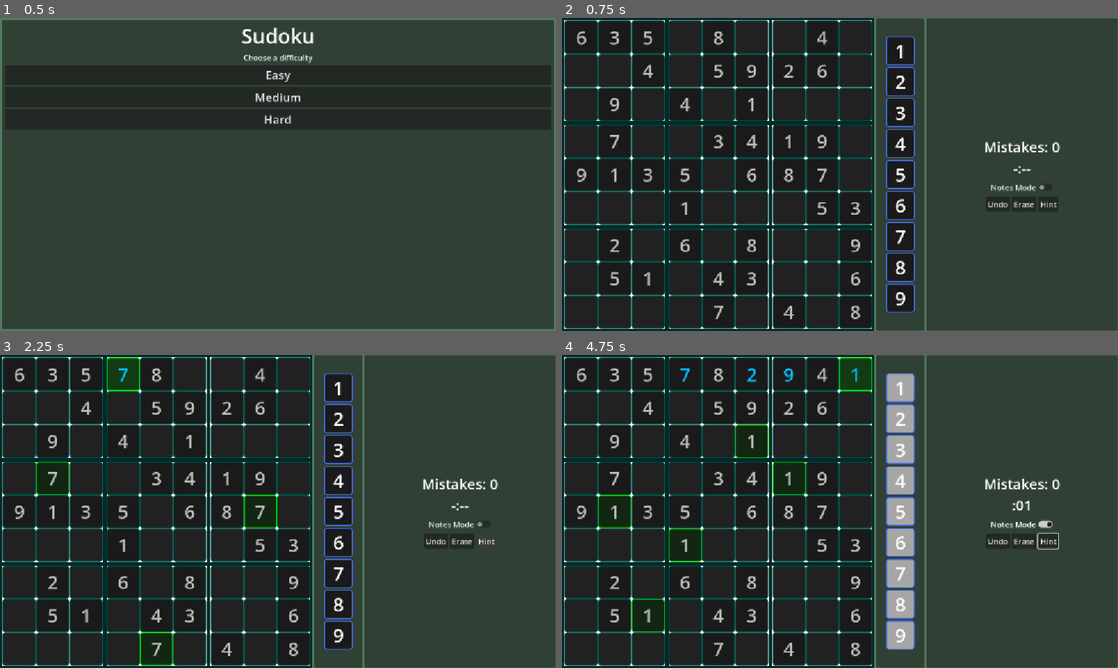
Above: before the commit, frames 1-4 (two rows, left to right).
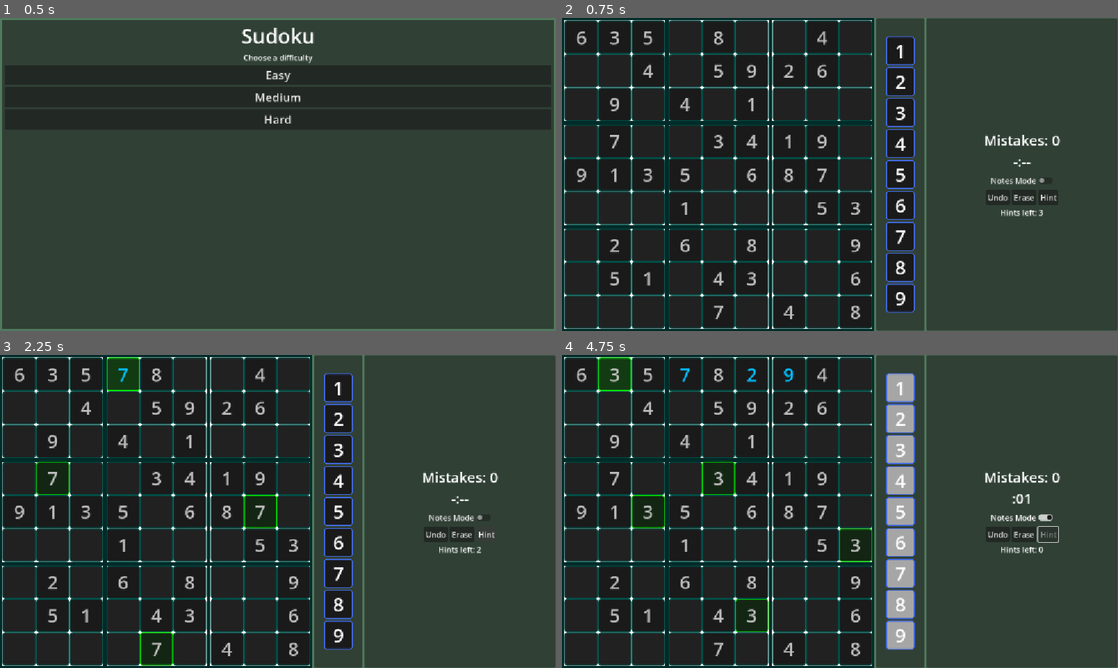
Above: after the commit, the same moments.

Repository: ignacio-w/sudoku
Game: Godot game, scene res://scenes/ui/main_menu.tscn
Same seed, same stepped clock (60 frames per second), same inputs: the game is played once before the commit and once after it.
Inputs (mouse positions are in pixels of both pictures, inside the frame that each line leads up to):
- Up to frame 1 (0.5 s): no input
- Up to frame 2 (0.75 s): click "Easy" at 0.5 s
- Up to frame 3 (2.25 s): click "Undo" at 1.25 s; click "Hint" at 2 s
- Up to frame 4 (4.75 s): click "Notes Mode" at 2.75 s; tap Enter at 3.5 s; move the mouse to (578, 373) at 3.52 s; hold Right (ui_right) 3.53-4.28 s; click (578, 373) at 3.67 s; tap Space (ui_select) at 3.77, 4.25, 4.52 s; move the mouse to (617, 373) at 4.27 s; hold Down (ui_down) from 4.28 s (still down); click (617, 373) at 4.42 s

Frame 1 is identical in both runs. In frame 2, 1.0% of the frame differs, in the area x 76-90%, y 37-64%; in frame 3, 1.0%; in frame 4, 3.3%, in the area x 6-90%, y 0-89%.

Commit message:
Added pause menu; limited hints
- Implemented pause functionality with ESC key input, adding a pause menu that can be toggled during gameplay
- Refactored ActionBar to ActionMenu with VBoxContainer layout and added hints tracking system that limits players to 3 hints per game. The hint button becomes disabled after all hints are used.

Diff:
--- a/project.godot
+++ b/project.godot
@@ -42,3 +42,8 @@
 , Object(InputEventMouseButton,"resource_local_to_scene":false,"resource_name":"","device":-1,"window_id":0,"alt_presse …(248 unchanged characters)…
 ]
 }
+pause={
+"deadzone": 0.2,
+"events": [Object(InputEventKey,"resource_local_to_scene":false,"resource_name":"","device":-1,"window_id":0,"alt_pressed":false,"shift_pressed":false,"ctrl_pressed":false,"meta_pressed":false,"pressed":false,"keycode":0,"physical_keycode":4194305,"key_label":0,"unicode":0,"location":0,"echo":false,"script":null)
+]
+}
--- a/scenes/game.gd
+++ b/scenes/game.gd
@@ -1,4 +1,6 @@
 extends Node
+
+const PAUSE_MENU = preload("uid://csufm8nmtlviw")
 
 var puzzle: SudokuPuzzle
 var move_history: Array ## Each element in this array represents an action by
@@ -20,6 +22,10 @@
 	await game_ui.setup(puzzle.player_board)
 	game_ui.num_input_requested.connect(_on_num_input_request)
 
+
+func _unhandled_input(event: InputEvent) -> void:
+	if event.is_action_pressed("pause"):
+		add_child(PAUSE_MENU.instantiate())
 
 
 ## Places the specified number in the specified cell. Updates notes across
--- a/scenes/ui/action_bar.tscn
+++ /dev/null
@@ -1,26 +0,0 @@
-[gd_scene format=3 uid="uid://cvsfpj4osg1ym"]
-
-[ext_resource type="Script" uid="uid://byl3ow5b6vg3f" path="res://scenes/ui/action_bar.gd" id="1_05t8j"]
-
-[node name="ActionBar" type="HBoxContainer" unique_id=1832336150]
-alignment = 1
-script = ExtResource("1_05t8j")
-
-[node name="UndoButton" type="Button" parent="." unique_id=6699536]
-unique_name_in_owner = true
-layout_mode = 2
-text = "Undo"
-
-[node name="EraseButton" type="Button" parent="." unique_id=400871370]
-unique_name_in_owner = true
-layout_mode = 2
-text = "Erase"
-
-[node name="HintButton" type="Button" parent="." unique_id=341243750]
-unique_name_in_owner = true
-layout_mode = 2
-text = "Hint"
-
-[connection signal="pressed" from="UndoButton" to="." method="_on_undo_button_pressed"]
-[connection signal="pressed" from="EraseButton" to="." method="_on_erase_button_pressed"]
-[connection signal="pressed" from="HintButton" to="." method="_on_hint_button_pressed"]
--- a/scenes/ui/action_bar.gd
+++ b/scenes/ui/action_menu.gd
@@ -1,8 +1,15 @@
-extends HBoxContainer
+extends VBoxContainer
 
 #@onready var undo_button: Button = %UndoButton
 #@onready var erase_button: Button = %EraseButton
-#@onready var hint_button: Button = %HintButton
+@onready var hint_button: Button = %HintButton
+@onready var hints: Label = %Hints
+
+var hints_given: int
+
+func _ready() -> void:
+	hints_given = 0
+	hints.text = "Hints left: 3"
 
 
 func _on_undo_button_pressed() -> void:
@@ -14,4 +21,8 @@
 
 
 func _on_hint_button_pressed() -> void:
+	hints_given += 1
+	hints.text = "Hints left: %d" % (3 - hints_given)
 	GameEvents.emit_hint_requested()
+	if hints_given >= 3:
+		hint_button.disabled = true
--- /dev/null
+++ b/scenes/ui/action_menu.tscn
@@ -0,0 +1,37 @@
+[gd_scene format=3 uid="uid://cvsfpj4osg1ym"]
+
+[ext_resource type="Script" uid="uid://byl3ow5b6vg3f" path="res://scenes/ui/action_menu.gd" id="1_lbdf6"]
+
+[node name="ActionMenu" type="VBoxContainer" unique_id=1028946684]
+offset_right = 150.0
+offset_bottom = 31.0
+script = ExtResource("1_lbdf6")
+
+[node name="ActionBar" type="HBoxContainer" parent="." unique_id=1832336150]
+layout_mode = 2
+alignment = 1
+
+[node name="UndoButton" type="Button" parent="ActionBar" unique_id=6699536]
+unique_name_in_owner = true
+layout_mode = 2
+text = "Undo"
+
+[node name="EraseButton" type="Button" parent="ActionBar" unique_id=400871370]
+unique_name_in_owner = true
+layout_mode = 2
+text = "Erase"
+
+[node name="HintButton" type="Button" parent="ActionBar" unique_id=341243750]
+unique_name_in_owner = true
+layout_mode = 2
+text = "Hint"
+
+[node name="Hints" type="Label" parent="." unique_id=2108062243]
+unique_name_in_owner = true
+layout_mode = 2
+text = "Hints left: X"
+horizontal_alignment = 1
+
+[connection signal="pressed" from="ActionBar/UndoButton" to="." method="_on_undo_button_pressed"]
+[connection signal="pressed" from="ActionBar/EraseButton" to="." method="_on_erase_button_pressed"]
+[connection signal="pressed" from="ActionBar/HintButton" to="." method="_on_hint_button_pressed"]
--- a/scenes/ui/gameui.gd
+++ b/scenes/ui/gameui.gd
@@ -16,6 +16,7 @@
 	mistake_label.text = "Mistakes: 0"
 	for child in number_selector.get_children():
 		child.queue_free()
+
 
 
 ## Sets up all visual nodes. Creates a visual Sudoku board given a 2D array of
--- a/scenes/ui/gameui.tscn
+++ b/scenes/ui/gameui.tscn
@@ -5,7 +5,7 @@
 [ext_resource type="Script" uid="uid://0tosdpqfeevk" path="res://scenes/ui/board_scaler.gd" id="2_5nrn4"]
 [ext_resource type="PackedScene" uid="uid://lvsotrxoqrq6" path="res://scenes/ui/number_button.tscn" id="3_nqx3d"]
 [ext_resource type="Script" uid="uid://dgeuyifnufd8f" path="res://scenes/ui/stopwatch.gd" id="4_bmdha"]
-[ext_resource type="PackedScene" uid="uid://cvsfpj4osg1ym" path="res://scenes/ui/action_bar.tscn" id="6_n64n4"]
+[ext_resource type="PackedScene" uid="uid://cvsfpj4osg1ym" path="res://scenes/ui/action_menu.tscn" id="6_n64n4"]
 
 [node name="GameUI" type="CanvasLayer" unique_id=217149648]
 script = ExtResource("1_gnl4o")
@@ -119,7 +119,7 @@
 size_flags_horizontal = 4
 text = "Notes Mode"
 
-[node name="ActionBar" parent="MarginContainer/HBoxContainer/ExtraPanelContainer/MarginContainer/VBoxContainer" unique_id=1832336150 instance=ExtResource("6_n64n4")]
+[node name="ActionMenu" parent="MarginContainer/HBoxContainer/ExtraPanelContainer/MarginContainer/VBoxContainer" unique_id=1028946684 instance=ExtResource("6_n64n4")]
 layout_mode = 2
 
 [connection signal="toggled" from="MarginContainer/HBoxContainer/ExtraPanelContainer/MarginContainer/VBoxContainer/NotesToggle" to="." method="_on_notes_toggle_toggled"]
--- /dev/null
+++ b/scenes/ui/pause_menu.gd
@@ -0,0 +1,22 @@
+extends CanvasLayer
+
+
+func _ready() -> void:
+	process_mode = Node.PROCESS_MODE_ALWAYS
+	get_tree().paused = true
+
+
+func _unhandled_input(event: InputEvent) -> void:
+	if event.is_action_pressed("pause"):
+		get_tree().paused = false
+		queue_free()
+		get_viewport().set_input_as_handled()
+
+
+func _on_continue_button_pressed() -> void:
+	get_tree().paused = false
+	queue_free()
+
+
+func _on_quit_button_pressed() -> void:
+	pass # Replace with function body.
--- /dev/null
+++ b/scenes/ui/pause_menu.tscn
@@ -0,0 +1,49 @@
+[gd_scene format=3 uid="uid://csufm8nmtlviw"]
+
+[ext_resource type="Script" uid="uid://lx3rg04tqabn" path="res://scenes/ui/pause_menu.gd" id="1_6tw0m"]
+
+[node name="PauseMenu" type="CanvasLayer" unique_id=754601720]
+script = ExtResource("1_6tw0m")
+
+[node name="PanelContainer" type="PanelContainer" parent="." unique_id=1232917522]
+anchors_preset = 8
+anchor_left = 0.5
+anchor_top = 0.5
+anchor_right = 0.5
+anchor_bottom = 0.5
+offset_left = -122.5
+offset_top = -110.5
+offset_right = 122.5
+offset_bottom = 110.5
+grow_horizontal = 2
+grow_vertical = 2
+
+[node name="MarginContainer" type="MarginContainer" parent="PanelContainer" unique_id=21264223]
+layout_mode = 2
+theme_override_constants/margin_left = 16
+theme_override_constants/margin_top = 16
+theme_override_constants/margin_right = 16
+theme_override_constants/margin_bottom = 16
+
+[node name="VBoxContainer" type="VBoxContainer" parent="PanelContainer/MarginContainer" unique_id=2132319427]
+layout_mode = 2
+theme_override_constants/separation = 8
+
+[node name="Label" type="Label" parent="PanelContainer/MarginContainer/VBoxContainer" unique_id=397267968]
+layout_mode = 2
+theme_override_font_sizes/font_size = 48
+text = "Paused"
+horizontal_alignment = 1
+
+[node name="ContinueButton" type="Button" parent="PanelContainer/MarginContainer/VBoxContainer" unique_id=1849992134]
+layout_mode = 2
+theme_override_font_sizes/font_size = 32
+text = "Continue"
+
+[node name="QuitButton" type="Button" parent="PanelContainer/MarginContainer/VBoxContainer" unique_id=1347575667]
+layout_mode = 2
+theme_override_font_sizes/font_size = 32
+text = "Quit to Main Menu"
+
+[connection signal="pressed" from="PanelContainer/MarginContainer/VBoxContainer/ContinueButton" to="." method="_on_continue_button_pressed"]
+[connection signal="pressed" from="PanelContainer/MarginContainer/VBoxContainer/QuitButton" to="." method="_on_quit_button_pressed"]
Renamed: scenes/ui/action_bar.gd.uid -> scenes/ui/action_menu.gd.uid
Not shown, added: scenes/ui/pause_menu.gd.uid
Not shown, added: scenes/ui/pause_menu.tscn432115753.tmp
